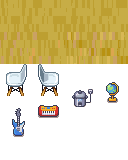
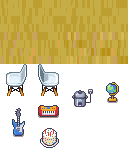
Revision of a layered (128, 160) image; what changed, layer by layer:
painted on "Eingefügte Ebene" over bbox(40, 128, 59, 148)
